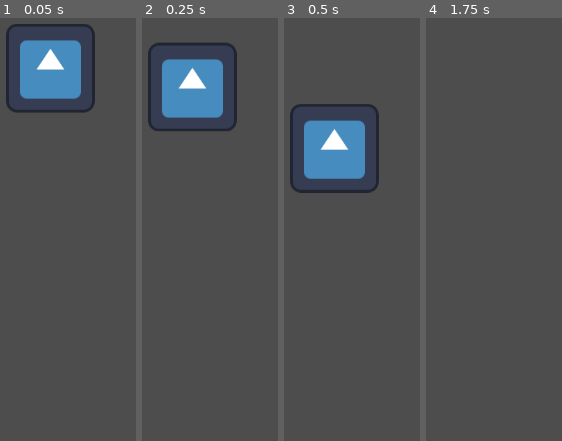
Above: before the commit, frames 1-4 (left to right).
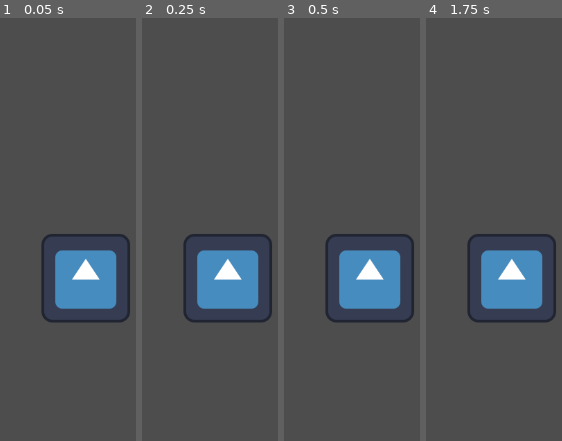
Above: after the commit, the same moments.

Repository: NicEastvillage/GMTKGameJam2024
Game: Godot game, scene res://scenes/main.tscn
Two runs of this game, one before a commit and one after it. Both use one fixed random seed, a clock stepped at 60 frames per second and the inputs below. The engine's default icon, where the game draws it, is replaced by a stand-in: a white triangle on a blue panel in a dark square.
Inputs (mouse positions are in pixels of both pictures, inside the frame that each line leads up to):
- Up to frame 1 (0.05 s): no input
- Up to frame 2 (0.25 s): no input
- Up to frame 3 (0.5 s): no input
- Up to frame 4 (1.75 s): move the mouse to (430, 305) at 0.52 s; click (430, 305) at 0.67 s; drag from (outside the picture) to (430, 305) at 1.27 s

The runs differ from the first frame. In frame 1, 16% of the frame differs, in the area x 4-96%, y 1-72%; in frame 2, 16%; in frame 3, 16%; in frame 4, 8.1%.

Commit message:
Add Draggable prefab

Diff:
--- /dev/null
+++ b/prefabs/draggable.tscn
@@ -0,0 +1,20 @@
+[gd_scene load_steps=4 format=3 uid="uid://b4msc77geuuvr"]
+
+[ext_resource type="Script" path="res://scripts/draggable.gd" id="1_jcb7h"]
+[ext_resource type="Texture2D" uid="uid://c2wwl43t1utld" path="res://sprites/icon.svg" id="1_p3o23"]
+
+[sub_resource type="RectangleShape2D" id="RectangleShape2D_2jh7o"]
+size = Vector2(128, 128)
+
+[node name="Draggable" type="CharacterBody2D"]
+input_pickable = true
+script = ExtResource("1_jcb7h")
+
+[node name="CollisionShape2D" type="CollisionShape2D" parent="."]
+shape = SubResource("RectangleShape2D_2jh7o")
+
+[node name="Sprite2D" type="Sprite2D" parent="."]
+texture = ExtResource("1_p3o23")
+
+[connection signal="mouse_entered" from="." to="." method="_on_mouse_entered"]
+[connection signal="mouse_exited" from="." to="." method="_on_mouse_exited"]
--- a/scenes/main.tscn
+++ b/scenes/main.tscn
@@ -1,17 +1,8 @@
-[gd_scene load_steps=3 format=3 uid="uid://dsdchgqwhnrb1"]
+[gd_scene load_steps=2 format=3 uid="uid://dsdchgqwhnrb1"]
 
-[ext_resource type="Texture2D" uid="uid://c2wwl43t1utld" path="res://sprites/icon.svg" id="1_xifu8"]
-
-[sub_resource type="RectangleShape2D" id="RectangleShape2D_fw3nx"]
-size = Vector2(128, 128)
+[ext_resource type="PackedScene" uid="uid://b4msc77geuuvr" path="res://prefabs/draggable.tscn" id="1_kic6p"]
 
 [node name="Node2D" type="Node2D"]
 
-[node name="RigidBody2D" type="RigidBody2D" parent="."]
-position = Vector2(586, 109)
-
-[node name="Icon" type="Sprite2D" parent="RigidBody2D"]
-texture = ExtResource("1_xifu8")
-
-[node name="CollisionShape2D" type="CollisionShape2D" parent="RigidBody2D"]
-shape = SubResource("RectangleShape2D_fw3nx")
+[node name="Draggable" parent="." instance=ExtResource("1_kic6p")]
+position = Vector2(637, 413)
--- /dev/null
+++ b/scripts/draggable.gd
@@ -0,0 +1,34 @@
+extends CharacterBody2D
+
+var hovered: bool = false
+var dragging: bool = false
+var mouse_offset: Vector2
+
+func _ready():
+	pass
+
+func _process(delta: float) -> void:
+	if dragging:
+		var mpos = get_viewport().get_mouse_position()
+		position = mpos + mouse_offset
+
+func _input(event: InputEvent) -> void:
+	if event is InputEventMouseButton:
+		if event.button_index == MOUSE_BUTTON_LEFT and !event.pressed:
+			dragging = false
+
+func _input_event(viewport: Viewport, event: InputEvent, shape_idx: int) -> void:
+	if event is InputEventMouseButton:
+		if event.button_index == MOUSE_BUTTON_LEFT and event.pressed:
+			print("CLICK")
+			dragging = true
+			mouse_offset = position - get_viewport().get_mouse_position()
+
+
+func _on_mouse_entered():
+	print("ENTER")
+	hovered = true;
+
+func _on_mouse_exited():
+	print("EXIT")
+	hovered = false;
